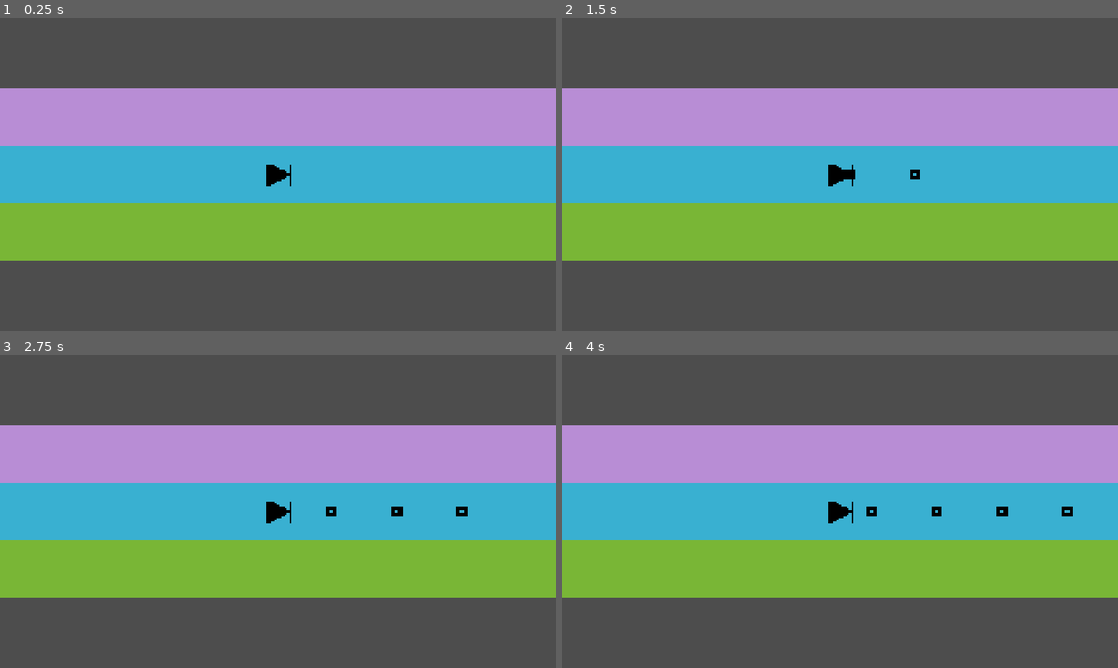
Above: before the commit, frames 1-4 (two rows, left to right).
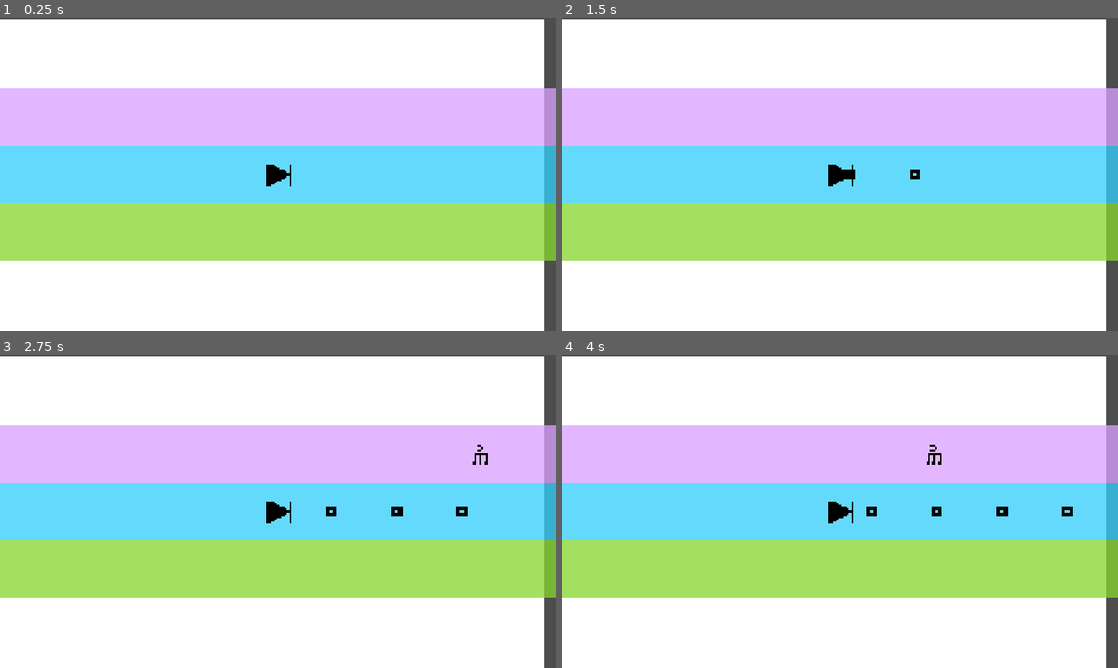
Above: after the commit, the same moments.

Repository: chorwat2137/haven-2026
Game: Godot game, scene res://scenes/main.tscn
The game is run twice, just before and just after one commit, with the same random seed, the same clock (stepped at 60 frames per second) and the same inputs. This scene is started directly instead of the project's main scene.
Inputs:
- Up to frame 1 (0.25 s): no input
- Up to frame 2 (1.5 s): tap Enter (ui_accept) at 0.5, 0.77 s; hold Right (ui_right) from 0.53 s (still down); tap Space (shoot) at 0.6, 1.35 s
- Up to frame 3 (2.75 s): tap Enter (ui_accept) at 1.52 s; release Right (ui_right) at 2.03 s; hold Left (ui_left) from 2.03 s (still down); tap Space (shoot) at 2.1 s
- Up to frame 4 (4 s): release Left (ui_left) at 2.78 s; hold Right (ui_right) from 2.78 s (still down); tap Space (shoot) at 2.85, 3.6 s; tap Enter (ui_accept) at 3.02, 3.77 s

The runs differ from the first frame. In frame 1, 97% of the frame differs, in the area x 0-98%, y 0-100%; in frame 2, 97%; in frame 3, 97%; in frame 4, 97%.
Error before the commit: Invalid access to property or key 'position' on a base object of type 'Node'. (res://scripts/main.gd:20)

Commit message:
Automatic sync

Diff:
--- a/scenes/spectrum.tscn
+++ b/scenes/spectrum.tscn
@@ -1,3 +1,8 @@
 [gd_scene format=3 uid="uid://g1ip3d8jtu60"]
 
-[node name="Object" type="Object" unique_id=1064026021]
+[ext_resource type="Script" uid="uid://b216yxp764dc4" path="res://scripts/spectrum.gd" id="1_pwr6l"]
+
+[node name="ColorRect" type="ColorRect" unique_id=969315619]
+offset_right = 40.0
+offset_bottom = 40.0
+script = ExtResource("1_pwr6l")
